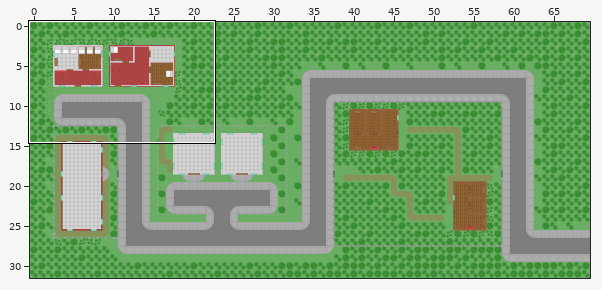
An edit to a level. Tiled map (JSON), maps/Map1.json. Above: a wide view before the commit, with the close-up outlined.
Close-up. Before the commit:
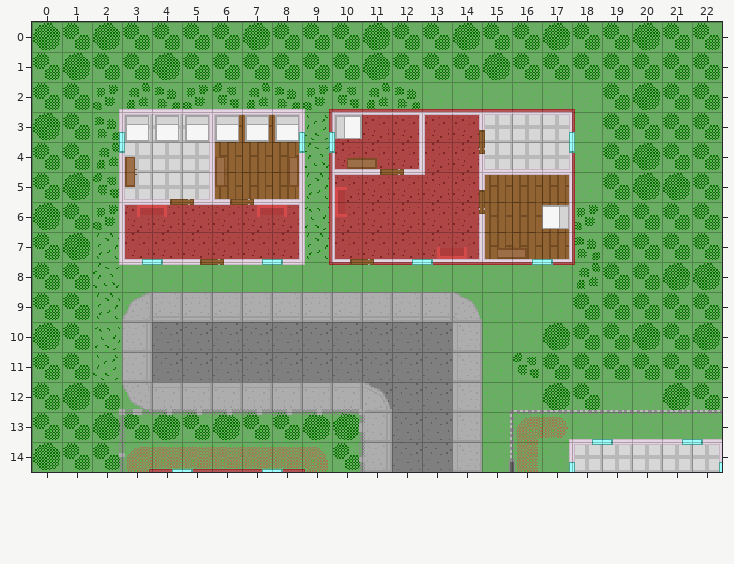
Cells are 20x20 px. Shown: x 0..22, y 0..14. The commit also changed other parts of the map, which this record leaves out.
Now the later version:
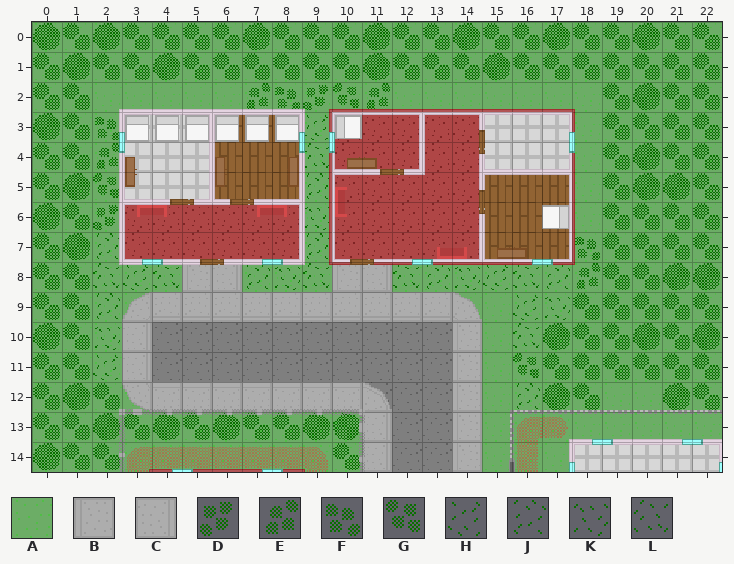
Key: from "TilesetGround": A 43 "Grass1", B 44 turned 270 "Sidewalk1", C 44 turned 90 "Sidewalk1", D 100 "Vegetation3", E 100 turned 180 "Vegetation3", F 100 turned 270 "Vegetation3", G 100 turned 90 "Vegetation3", H 108 "Vegetation4", J 108 turned 180 "Vegetation4", K 108 turned 270 "Vegetation4", L 108 turned 90 "Vegetation4".
_ is an empty cell.
Tiles replaced or removed in this view: A, D, E, F, G.
Diff:
Changed rows in their new state; . is an unchanged cell.
Layer "FloorGround/Ground":
first column x 5:
 8 BC...BC
Layer "FloorGround/GroundDetail":
first column x 2:
 2 _____....._
first column x 3:
 6 ..............._
 8 HL..JKL..LJKHLJ.
 9 .............HK.
10 .............L..
12 .............J..
Changed places in both close-ups, as pixel boxes (x1, y1, x2, y2):
removed: (93, 83, 239, 110)
removed: (395, 87, 420, 109)
removed: (575, 205, 598, 230)
changed: (123, 263, 570, 348)
added: (517, 383, 540, 409)
